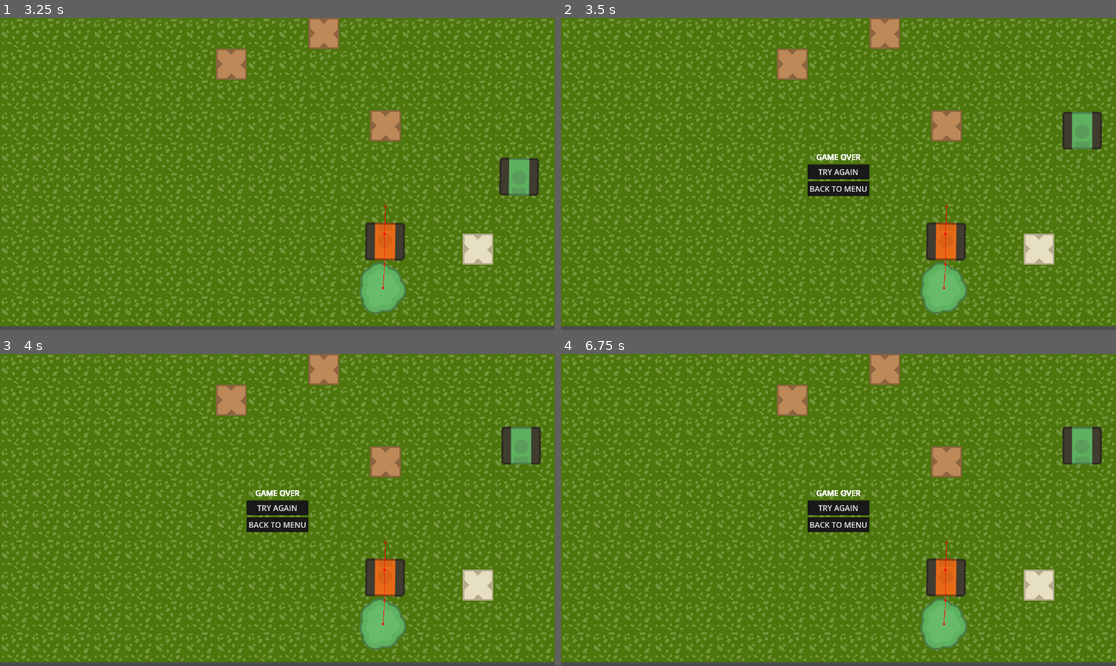
Above: before the commit, frames 1-4 (two rows, left to right).
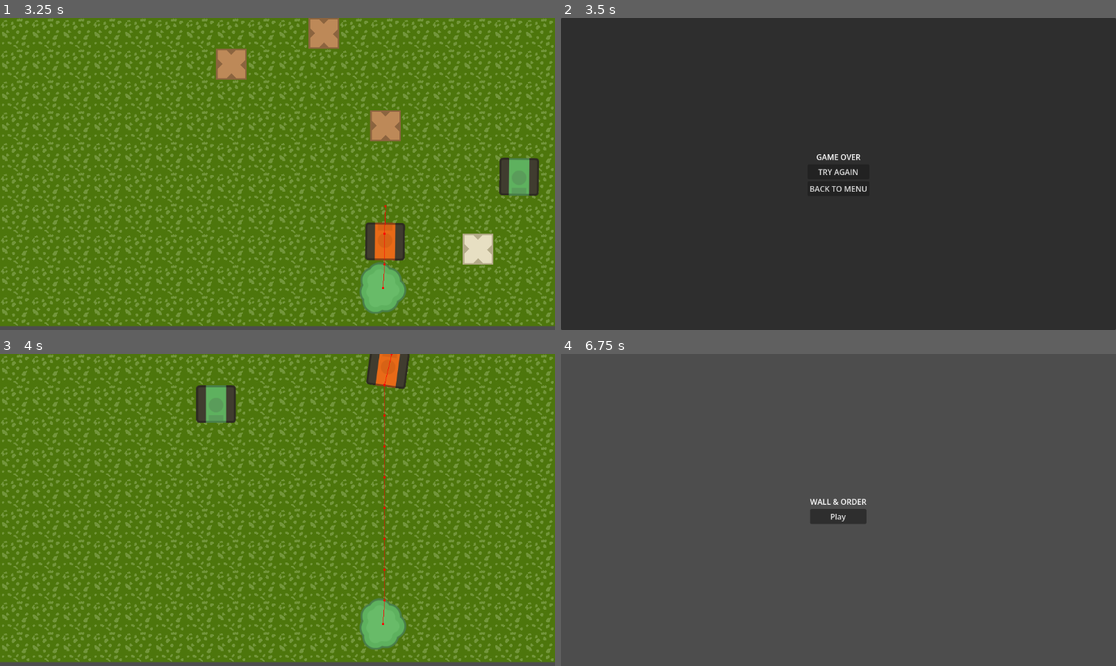
Above: after the commit, the same moments.

Repository: gerep/wall-and-order
Game: Godot game, scene res://scenes/level/level.tscn
Two runs of this game, one before a commit and one after it. Both use one fixed random seed, a clock stepped at 60 frames per second and the inputs below.
Inputs (mouse positions are in pixels of both pictures, inside the frame that each line leads up to):
- Up to frame 1 (3.25 s): hold Right (ui_right) 0.53-1.28 s; hold Space (place) 0.53-1.28 s; hold Down (ui_down) 1.28-2.03 s; tap Space (place) at 1.35, 2.85 s; hold Right (ui_right) 2.03-2.78 s; hold Space (place) 2.03-2.78 s; hold Up (ui_up) from 2.78 s (still down)
- Up to frame 2 (3.5 s): keep holding Up (ui_up)
- Up to frame 3 (4 s): release Up (ui_up) at 3.5 s; click "TRY AGAIN" at 3.5 s
- Up to frame 4 (6.75 s): click (838, 525) at 4.25 s, where only the run before the commit has a clickable "BACK TO MENU"; click (838, 506) at 5 s, where only the run before the commit has a clickable "TRY AGAIN"; click (838, 506) at 5.75 s, where only the run before the commit has a clickable "TRY AGAIN"; click "BACK TO MENU" at 6.5 s

Frame 1 is identical in both runs. In frame 2, 98% of the frame differs, in the area x 0-100%, y 0-100%; in frame 3, 6.4%; in frame 4, 99%, in the area x 0-100%, y 0-99%.

Commit message:
awesome scene management with GameManager funcs

Diff:
--- a/scenes/level/level.gd
+++ b/scenes/level/level.gd
@@ -34,5 +34,4 @@
 
 
 func _on_game_ended() -> void:
-	var game_over_menu = GameManager.GAME_OVER_MENU.instantiate()
-	add_child(game_over_menu)
+	GameManager.go_to_gameover_menu()
--- /dev/null
+++ b/scenes/main/main.gd
@@ -0,0 +1,11 @@
+extends Node2D
+
+@onready var play_button: Button = %PlayButton
+
+
+func _ready() -> void:
+	play_button.pressed.connect(_on_play_button_pressed)
+
+
+func _on_play_button_pressed() -> void:
+	GameManager.go_to_level()
--- a/scenes/main/main.tscn
+++ b/scenes/main/main.tscn
@@ -1,6 +1,9 @@
 [gd_scene format=3 uid="uid://30pdvociwc8t"]
 
+[ext_resource type="Script" uid="uid://b2yatjos5oy2p" path="res://scenes/main/main.gd" id="1_hyk8p"]
+
 [node name="Main" type="Node2D" unique_id=100478868]
+script = ExtResource("1_hyk8p")
 
 [node name="CanvasLayer" type="CanvasLayer" parent="." unique_id=274632602]
 
@@ -28,5 +31,6 @@
 text = "WALL & ORDER"
 
 [node name="PlayButton" type="Button" parent="CanvasLayer/Control/CenterContainer/VBoxContainer" unique_id=445286266]
+unique_name_in_owner = true
 layout_mode = 2
 text = "Play"
--- a/scenes/ui/gameover.gd
+++ b/scenes/ui/gameover.gd
@@ -11,8 +11,8 @@
 
 
 func _on_try_again_pressed() -> void:
-	print("try again")
+	GameManager.go_to_level()
 
 
 func _on_back_to_menu_pressed() -> void:
-	print("Back to menu")
+	GameManager.go_to_main_menu()
--- a/scenes/ui/gameover.tscn
+++ b/scenes/ui/gameover.tscn
@@ -13,7 +13,7 @@
 grow_horizontal = 2
 grow_vertical = 2
 
-[node name="CenterContainer" type="CenterContainer" parent="Control" unique_id=1558018747]
+[node name="PanelContainer" type="PanelContainer" parent="Control" unique_id=779157871]
 layout_mode = 1
 anchors_preset = 15
 anchor_right = 1.0
@@ -21,21 +21,23 @@
 grow_horizontal = 2
 grow_vertical = 2
 
-[node name="VBoxContainer" type="VBoxContainer" parent="Control/CenterContainer" unique_id=1864609257]
+[node name="VBoxContainer" type="VBoxContainer" parent="Control/PanelContainer" unique_id=1864609257]
 layout_mode = 2
+size_flags_horizontal = 4
+size_flags_vertical = 4
 
-[node name="Label" type="Label" parent="Control/CenterContainer/VBoxContainer" unique_id=533122104]
+[node name="Label" type="Label" parent="Control/PanelContainer/VBoxContainer" unique_id=533122104]
 layout_mode = 2
 text = "GAME OVER"
 horizontal_alignment = 1
 vertical_alignment = 1
 
-[node name="TryAgainButton" type="Button" parent="Control/CenterContainer/VBoxContainer" unique_id=1158298571]
+[node name="TryAgainButton" type="Button" parent="Control/PanelContainer/VBoxContainer" unique_id=1158298571]
 unique_name_in_owner = true
 layout_mode = 2
 text = "TRY AGAIN"
 
-[node name="BackToMenu" type="Button" parent="Control/CenterContainer/VBoxContainer" unique_id=390628901]
+[node name="BackToMenu" type="Button" parent="Control/PanelContainer/VBoxContainer" unique_id=390628901]
 unique_name_in_owner = true
 layout_mode = 2
 text = "BACK TO MENU"
--- a/scripts/game_manager.gd
+++ b/scripts/game_manager.gd
@@ -1,6 +1,16 @@
 extends Node2D
-
-const GAME_OVER_MENU = preload("uid://shib50xm7qie")
 
 signal tile_destroyed(pos: Vector2i)
 signal game_ended
+
+
+func go_to_gameover_menu() -> void:
+	get_tree().change_scene_to_file("res://scenes/ui/gameover.tscn")
+
+
+func go_to_level() -> void:
+	get_tree().change_scene_to_file("res://scenes/level/level.tscn")
+
+
+func go_to_main_menu() -> void:
+	get_tree().change_scene_to_file("res://scenes/main/main.tscn")
Not shown, added: scenes/main/main.gd.uid
